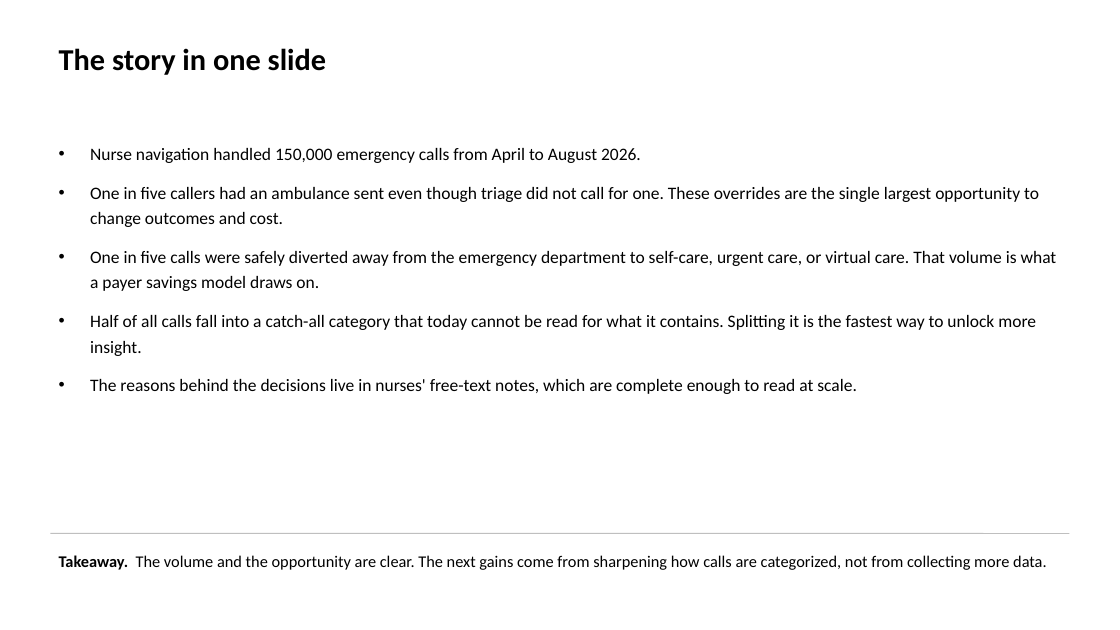
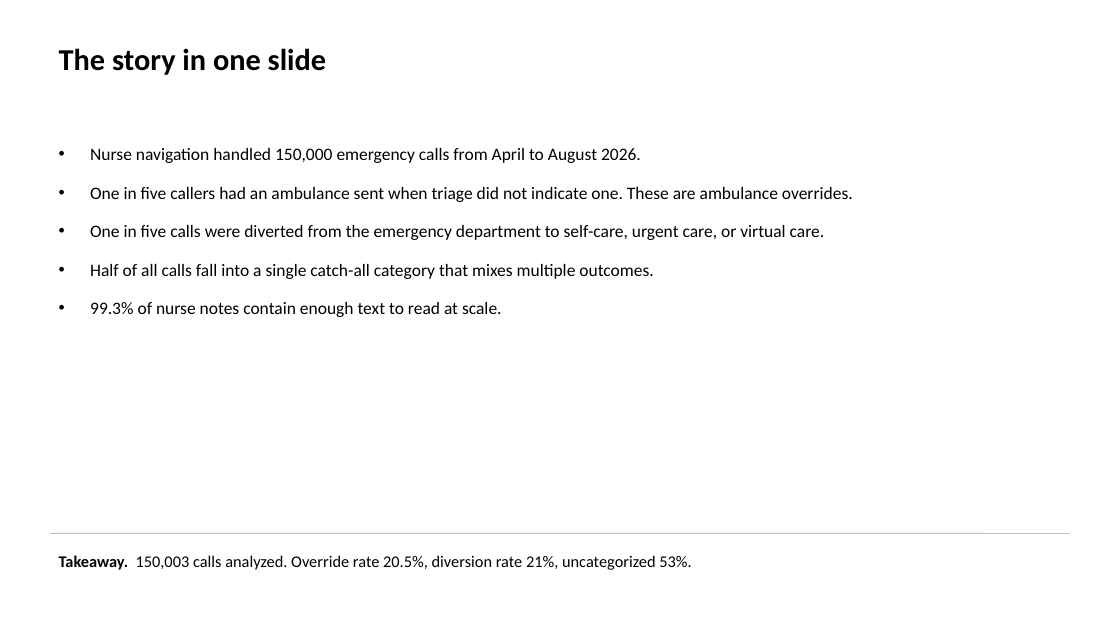
Before and after one commit to jwsmitherman/llm_projects, a slide deck: slide 2 of nurse_nav_qa_story.pptx. Drawn at 1120x630 pixels with LibreOffice and Linux fonts; fonts in the diff are those of the drawing. Boxes give left, top, right and bottom in pixels: in the first picture for what was removed or moved away, otherwise in the second. Text is boxed around its words. In the diff, an @@ line names an element or a change of style, - is before the commit and + after.

```diff
--- a/nurse_nav_qa_story.pptx
+++ b/nurse_nav_qa_story.pptx
@@ text at [90, 187, 853, 317]: text changed @@
-• One in five callers had an ambulance sent even though triage did not call for one. These overrides are the single largest opportunity to change outcomes and cost.
-• One in five calls were safely diverted away from the emergency department to self-care, urgent care, or virtual care. That volume is what a payer savings model draws on.
-• Half of all calls fall into a catch-all category that today cannot be read for what it contains. Splitting it is the fastest way to unlock more insight.
-• The reasons behind the decisions live in nurses' free-text notes, which are complete enough to read at scale.
+• One in five callers had an ambulance sent when triage did not indicate one. These are ambulance overrides.
+• One in five calls were diverted from the emergency department to self-care, urgent care, or virtual care.
+• Half of all calls fall into a single catch-all category that mixes multiple outcomes.
+• 99.3% of nurse notes contain enough text to read at scale.
@@ text at [59, 555, 691, 570]: text changed @@
-Takeaway. The volume and the opportunity are clear. The next gains come from sharpening how calls are categorized, not from collecting more data.
+Takeaway. 150,003 calls analyzed. Override rate 20.5%, diversion rate 21%, uncategorized 53%.
```
Also in this commit, not shown: 6 other slides changed.
